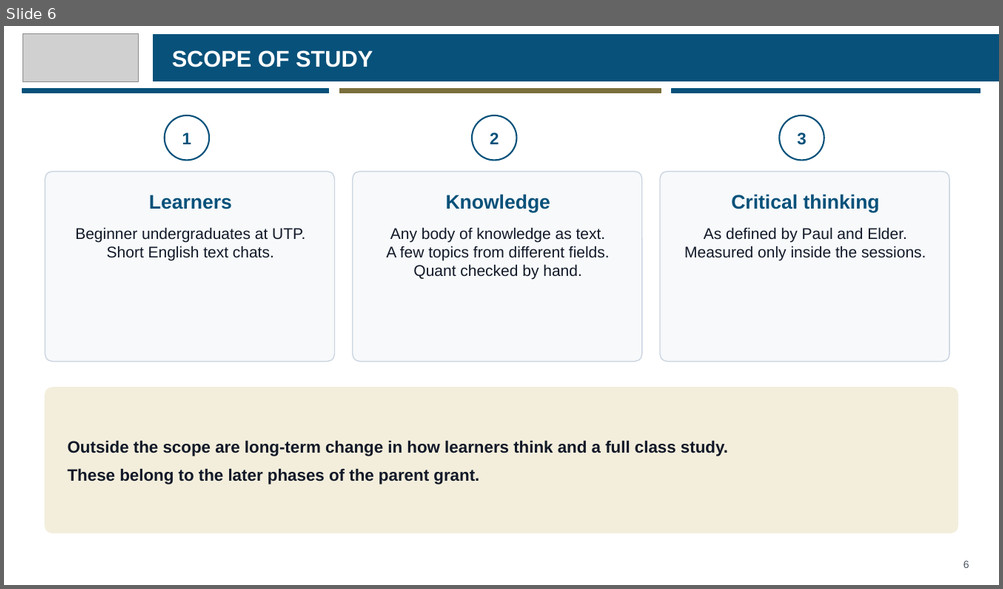
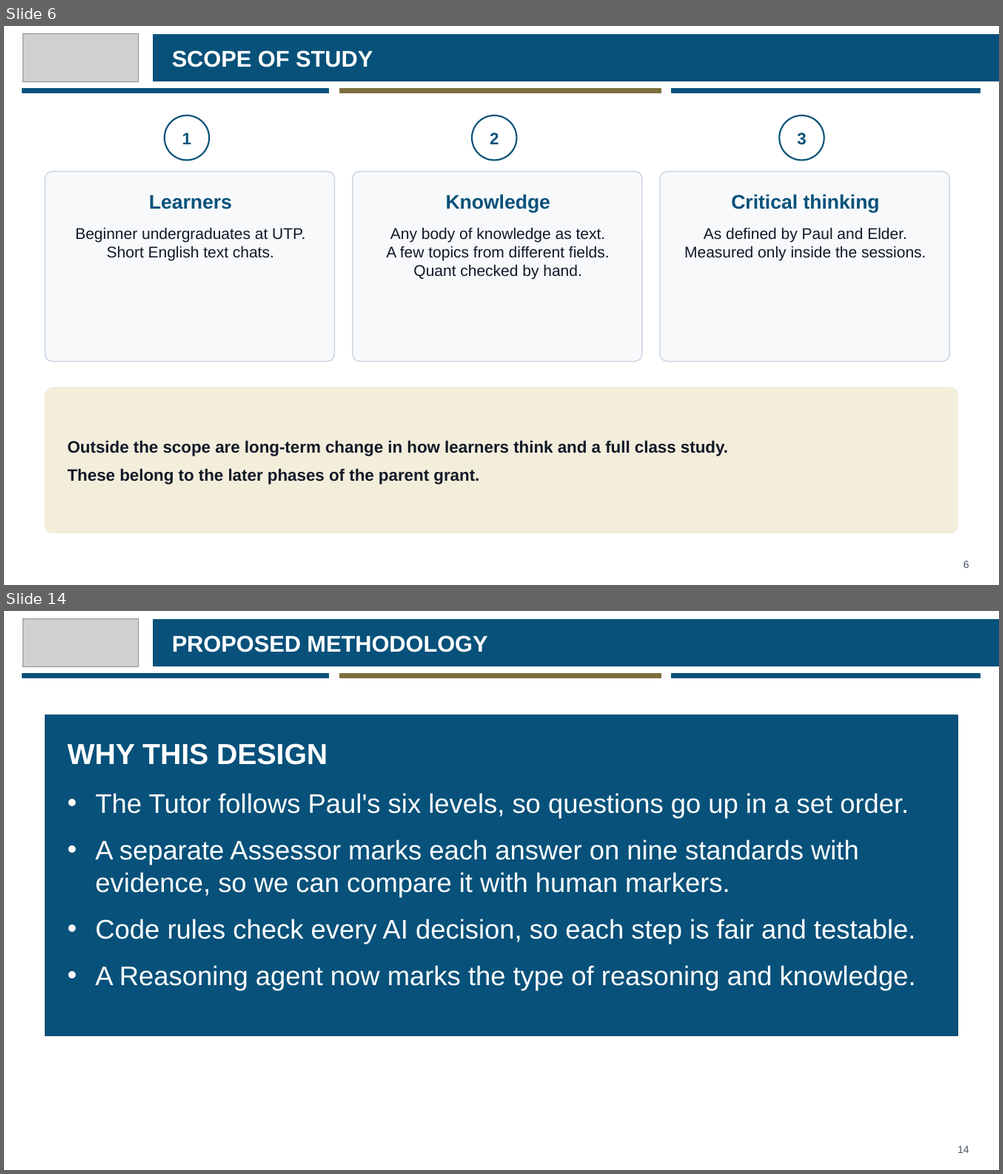
Before and after one commit to eusoffamir/Socratic-AI, a slide deck: docs/defence/Socratic AI Proposal Defence.pptx. Shown one above the other, each under a label of ours: slide 6 before the commit, slides 6 and 14 after it; the slides between them are not shown. The pictures are 1003x589 and 1003x1174 pixels, drawn with LibreOffice and Linux fonts; fonts in the diff are those of the drawing; grey boxes stand for pictures. Boxes give left, top, right and bottom in pixels: in the first picture for what was removed or moved away, otherwise in the second. Text is boxed around its words. In the diff, an @@ line names an element or a change of style, - is before the commit and + after.

```diff
--- a/docs/defence/Socratic AI Proposal Defence.pptx
+++ b/docs/defence/Socratic AI Proposal Defence.pptx
@@ slide 14 added at <box>4,611,999,1170</box>, background #FFFFFF @@
@@ picture added at <box>22,618,138,667</box> @@
@@ rectangle added at <box>153,620,999,667</box>, fill #07517A, outline #07517A 1 pt @@
@@ text added at <box>172,635,487,652</box>, 22 pt, text #FFFFFF, bold @@
+PROPOSED METHODOLOGY
@@ rectangle added at <box>22,674,329,678</box>, fill #07517A, outline #07517A 1 pt @@
@@ rectangle added at <box>340,674,660,678</box>, fill #7A6E3C, outline #7A6E3C 1 pt @@
@@ rectangle added at <box>671,674,980,678</box>, fill #07517A, outline #07517A 1 pt @@
@@ rectangle added at <box>45,715,958,1037</box>, fill #07517A, outline #07517A 1 pt @@
@@ text added at <box>68,743,327,765</box>, 28 pt, text #FFFFFF, bold @@
+WHY THIS DESIGN
@@ text added at <box>95,793,916,991</box>, 26 pt, text #FFFFFF @@
+• The Tutor follows Paul's six levels, so questions go up in a set order.
+• A separate Assessor marks each answer on nine standards with evidence, so we can compare it with human markers.
+• Code rules check every AI decision, so each step is fair and testable.
+• A Reasoning agent now marks the type of reasoning and knowledge.
@@ text added at <box>957,1146,969,1153</box>, 10 pt, text #4B5563 @@
+14
```
Also in this commit, not shown: 16 slides changed, 1 other slide added, 9 other files.
